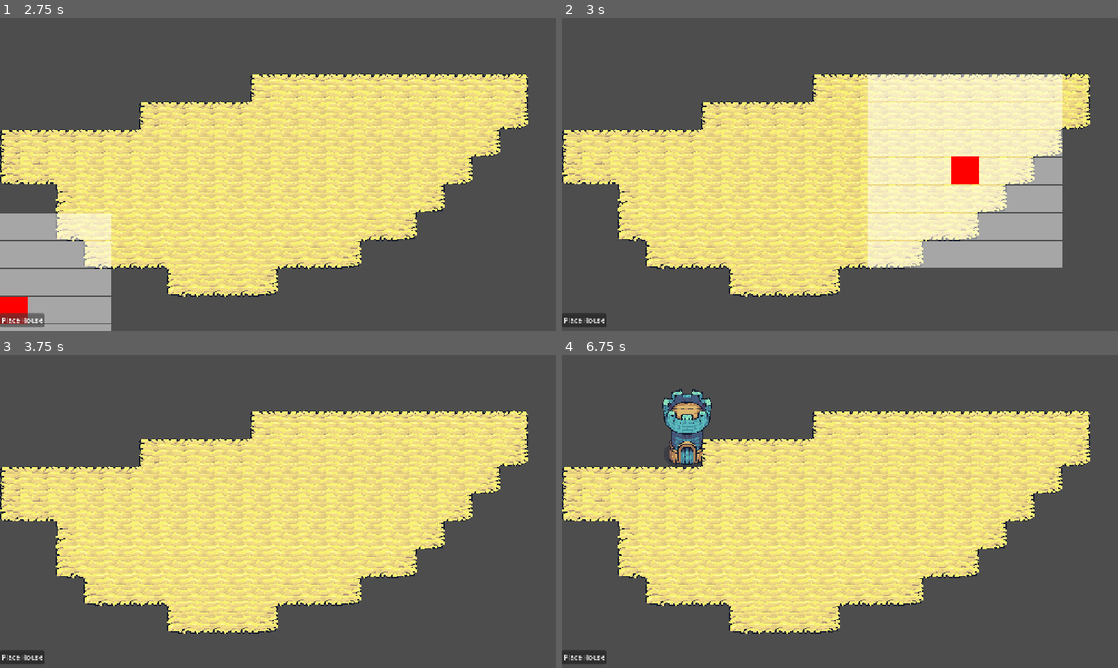
Above: before the commit, frames 1-4 (two rows, left to right).
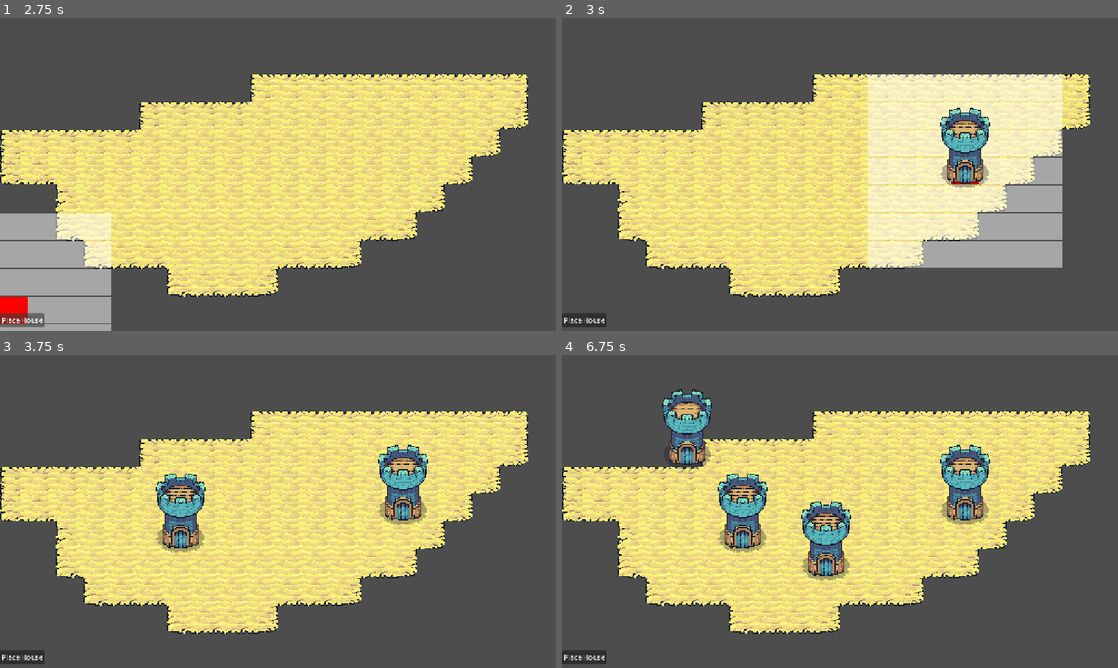
Above: after the commit, the same moments.

Repository: fkemeh18/grid-demo
Game: Godot game, scene res://Scenes/main.tscn
Same seed, same stepped clock (60 frames per second), same inputs: the game is played once before the commit and once after it.
Inputs (mouse positions are in pixels of both pictures, inside the frame that each line leads up to):
- Up to frame 1 (2.75 s): click "Place House" at 0.5 s; click "Place House" at 1.25 s; click "Place House" at 2 s
- Up to frame 2 (3 s): tap Enter at 2.75 s; move the mouse to (962, 158) at 2.77 s; press the mouse at (962, 158) at 2.78 s
- Up to frame 3 (3.75 s): tap Space at 3.5 s; move the mouse to (166, 527) at 3.52 s; release the mouse at (166, 527) at 3.53 s; click (166, 527) at 3.6 s
- Up to frame 4 (6.75 s): tap Enter at 4.25, 5.75 s; move the mouse to (895, 442) at 4.27 s; press the mouse at (895, 442) at 4.28 s; tap Space at 5, 6.5 s; move the mouse to (812, 574) at 5.02 s; release the mouse at (812, 574) at 5.03 s; click (812, 574) at 5.1 s; move the mouse to (1006, 558) at 5.77 s; press the mouse at (1006, 558) at 5.78 s; move the mouse to (673, 464) at 6.52 s; release the mouse at (673, 464) at 6.53 s; click (673, 464) at 6.6 s

Frame 1 is identical in both runs. In frame 2, 1.8% of the frame differs, in the area x 68-77%, y 28-55%; in frame 3, 3.5%; in frame 4, 5.4%, in the area x 19-77%, y 27-72%.

Commit message:
Code Redistribution
Reorganizing of the various functions in this project have been moved to different scripts for ease of reading, organization, and efficiency, without affecting the function of the game. In addition, now the highlight tiles no longer appear under buildings that have been already established.

Diff:
--- a/Scenes/Buildings/building.tscn
+++ b/Scenes/Buildings/building.tscn
@@ -5,7 +5,6 @@
 [node name="Building" type="Node2D" unique_id=757697784]
 
 [node name="Sprite2D" type="Sprite2D" parent="." unique_id=774024146]
-z_index = -1
 texture = ExtResource("1_3x4vu")
 centered = false
 offset = Vector2(-32, -164)
--- /dev/null
+++ b/Scenes/Mgmt/button_manager.tscn
@@ -0,0 +1,6 @@
+[gd_scene format=3 uid="uid://bcuopf3tu5kdd"]
+
+[ext_resource type="Script" uid="uid://c8p5bgkk14ulv" path="res://Scripts/Management/button_manager.gd" id="1_kwrfh"]
+
+[node name="ButtonManager" type="Node" unique_id=838342003]
+script = ExtResource("1_kwrfh")
--- a/Scenes/main.tscn
+++ b/Scenes/main.tscn
@@ -4,9 +4,11 @@
 [ext_resource type="Texture2D" uid="uid://daqsd41ipt77n" path="res://Assets/Tiles/red cube.png" id="2_jjvhh"]
 [ext_resource type="PackedScene" uid="uid://buhxelu7r53sk" path="res://Scenes/Buildings/building.tscn" id="2_kry3j"]
 [ext_resource type="TileSet" uid="uid://cv4rfmwn0q5k7" path="res://Resources/terrain_tileset.tres" id="3_6bp64"]
-[ext_resource type="Script" uid="uid://c363mum1vdtvy" path="res://Scripts/TileMapLayers/tile_map_layer.gd" id="3_kry3j"]
+[ext_resource type="Script" uid="uid://c363mum1vdtvy" path="res://Scripts/TileMapLayers/base_tile_map_layer.gd" id="3_kry3j"]
 [ext_resource type="Script" uid="uid://dvskfcvyxqcil" path="res://Scripts/TileMapLayers/highlight_tile_map_l.gd" id="4_21xkr"]
 [ext_resource type="TileSet" uid="uid://cl0lir1ju5mss" path="res://Resources/highlight_tileset.tres" id="5_kry3j"]
+[ext_resource type="PackedScene" uid="uid://dy2cptdx8fjs0" path="res://Scenes/Mgmt/grid_manager.tscn" id="8_ynf5e"]
+[ext_resource type="PackedScene" uid="uid://bcuopf3tu5kdd" path="res://Scenes/Mgmt/button_manager.tscn" id="9_hptm8"]
 
 [sub_resource type="TileSetAtlasSource" id="TileSetAtlasSource_h2yge"]
 texture = ExtResource("2_jjvhh")
@@ -17,16 +19,25 @@
 tile_size = Vector2i(64, 64)
 sources/1 = SubResource("TileSetAtlasSource_h2yge")
 
-[node name="Main" type="Node" unique_id=753930638 node_paths=PackedStringArray("_main_tml_", "_highlight_tml", "_place_building_button")]
+[node name="Main" type="Node" unique_id=753930638 node_paths=PackedStringArray("_grid_manager", "_button_manager")]
 script = ExtResource("1_8gbba")
-_main_tml_ = NodePath("TMLs/MainTileMapLayer")
-_highlight_tml = NodePath("TMLs/HighlightTileMapL")
 _building_scene = ExtResource("2_kry3j")
-_place_building_button = NodePath("Button")
+_grid_manager = NodePath("Management/GridManager")
+_button_manager = NodePath("Management/ButtonManager")
+
+[node name="Management" type="Node" parent="." unique_id=300734742]
+
+[node name="GridManager" parent="Management" unique_id=795174114 node_paths=PackedStringArray("_main_tml_", "_highlight_tml", "_main_terrain_tml") instance=ExtResource("8_ynf5e")]
+_main_tml_ = NodePath("../../TMLs/MainTileMapLayer")
+_highlight_tml = NodePath("../../TMLs/HighlightTileMapL")
+_main_terrain_tml = NodePath("../../TMLs/BaseTerrainLayer")
+
+[node name="ButtonManager" parent="Management" unique_id=838342003 node_paths=PackedStringArray("_place_building_button") instance=ExtResource("9_hptm8")]
+_place_building_button = NodePath("../../Button")
 
 [node name="TMLs" type="Node" parent="." unique_id=71661811]
 
-[node name="TerrainLayer" type="TileMapLayer" parent="TMLs" unique_id=1353236464]
+[node name="BaseTerrainLayer" type="TileMapLayer" parent="TMLs" unique_id=1353236464]
 tile_map_data = PackedByteArray("AAAHAAQAAAAGAAEAAAAGAAQAAAAGAAEAAAAGAAUAAAAGAAEAAAAHAAUAAAAGAAEAAAAIAAUAAAAGAAEAAAAIAA …(1520 unchanged characters)…
 tile_set = ExtResource("3_6bp64")
 
--- /dev/null
+++ b/Scripts/Management/button_manager.gd
@@ -0,0 +1,9 @@
+class_name ButtonManager
+extends Node
+
+@export var _place_building_button: Button
+
+var _place_building_button_active := false
+
+func _place_building() -> void:
+	_place_building_button_active = false
--- a/Scripts/Management/grid_manager.gd
+++ b/Scripts/Management/grid_manager.gd
@@ -1 +1,31 @@
+class_name GridManager
 extends Node
+
+@export var _main_tml_: MainTML
+@export var _highlight_tml: HighlightTML
+@export var _main_terrain_tml: TileMapLayer
+
+var _temp_grid_pos: Vector2i
+
+func _process(delta):
+	_main_tml_.set_tile(_get_mouse_grid_pos())
+
+func _get_mouse_grid_pos() -> Vector2i:
+	_temp_grid_pos = _get_mouse_grid_pos_without_update()
+	return _temp_grid_pos
+
+func _get_mouse_grid_pos_without_update() -> Vector2i:
+	var mouse_pos = _highlight_tml.get_global_mouse_position()
+	return _main_tml_.process_mouse_pos(mouse_pos)
+
+func _on_placed_building_() -> void:
+	_main_tml_._register_built_tile(_temp_grid_pos)
+	_main_tml_._toggle_visibility(_temp_grid_pos)
+	_highlight_tml._clear()
+
+func _update_highlight_tml(radius: int) -> void:
+	_highlight_tml.update_highlighted_tiles(_temp_grid_pos,
+		radius, self)
+
+func _is_cell_occupied(pos: Vector2i) -> bool:
+	return _main_tml_._occupied_tile_dict.has(pos)
--- a/Scripts/TileMapLayers/tile_map_layer.gd
+++ b/Scripts/TileMapLayers/base_tile_map_layer.gd
@@ -30,8 +30,6 @@
 
 # change visibility
 func _toggle_visibility(tile: Vector2i) -> void:
-
-
 	match _visible_tile:
 		true:
 			_visible_tile = false
--- a/Scripts/TileMapLayers/highlight_tile_map_l.gd
+++ b/Scripts/TileMapLayers/highlight_tile_map_l.gd
@@ -1,12 +1,13 @@
 class_name HighlightTML
 extends TileMapLayer
 
-
-func _update_highlighted_tiles(grid_tile_pos: Vector2i) -> void:
+func update_highlighted_tiles(grid_tile_pos: Vector2i, radius: int,
+		occupied_tiles: GridManager) -> void:
 	_clear()
 
-	for i in range(grid_tile_pos.x - 3, grid_tile_pos.x + 4):
-		for j in range(grid_tile_pos.y - 3, grid_tile_pos.y + 4):
+	for i in range(grid_tile_pos.x - radius, grid_tile_pos.x + (radius + 1)):
+		for j in range(grid_tile_pos.y - radius, grid_tile_pos.y + (radius + 1)):
+			if occupied_tiles._is_cell_occupied(Vector2i(i, j)): continue
 			set_cell(Vector2i(i, j), 0, Vector2i())
 
 func _clear() -> void:
--- a/Scripts/TileMapLayers/main.gd
+++ b/Scripts/TileMapLayers/main.gd
@@ -1,57 +1,43 @@
 class_name Game
 extends Node
 
-@export var _main_tml_: MainTML
-@export var _highlight_tml: HighlightTML
 @export var _building_scene : PackedScene
-@export var _place_building_button: Button
-
-var _temp_grid_pos: Vector2i
-var _place_tile_button_active := false
+@export var _grid_manager: GridManager
+@export var _button_manager: ButtonManager
 
 #deals with setting up pressed signal
 func _ready():
-	_place_building_button.pressed.connect(_button_pressed)
+	_button_manager._place_building_button.pressed.connect(_button_pressed)
 
 #checks and enacts the pressed signal
 func _unhandled_input(event):
-	if (event.is_action_pressed("left_click") && _place_tile_button_active && (
-		!_main_tml_._occupied_tile_dict.has(_temp_grid_pos))):
+	if (event.is_action_pressed("left_click")
+		&& _button_manager._place_building_button_active
+		&& (!_grid_manager._is_cell_occupied(_grid_manager._temp_grid_pos))):
 		_place_building()
 
 # passes updated mouse_pos to tile map class for tile
 func _process(delta):
-	_main_tml_.set_tile(_get_mouse_grid_pos())
-
-	if (_place_tile_button_active && (_temp_grid_pos != null ||
-			_temp_grid_pos != _get_mouse_grid_pos_without_update())):
-		_highlight_tml._update_highlighted_tiles(_temp_grid_pos)
-
-# checks mouse pos and sends it to the tile grid class
-func _get_mouse_grid_pos() -> Vector2i:
-	_temp_grid_pos = _get_mouse_grid_pos_without_update()
-	return _temp_grid_pos
-
-func _get_mouse_grid_pos_without_update() -> Vector2i:
-	var mouse_pos = _highlight_tml.get_global_mouse_position()
-	return _main_tml_.process_mouse_pos(mouse_pos)
+	if (_button_manager._place_building_button_active
+			&& (_grid_manager._temp_grid_pos != null ||
+			_grid_manager._temp_grid_pos !=
+			_grid_manager._get_mouse_grid_pos_without_update())):
+		_grid_manager._update_highlight_tml(3)
 
 #deals with the placement of sprite "building"
 func _place_building() -> void:
-	if _temp_grid_pos == null:
+	if _grid_manager._temp_grid_pos == null:
 		return
 
 	var building = _building_scene.instantiate() as Node2D
 	add_child(building)
-	building.global_position = _temp_grid_pos * 64
-
-	_main_tml_._register_built_tile(_temp_grid_pos)
-	_main_tml_._toggle_visibility(_temp_grid_pos)
-	_highlight_tml._clear()
-	_place_tile_button_active = false
+	building.global_position = _grid_manager._temp_grid_pos * 64
+	_grid_manager._on_placed_building_()
+	_button_manager._place_building_button_active = false
 
 #resolves pressed signal functionality
 func _button_pressed():
-	if !_place_tile_button_active:
-		_place_tile_button_active = true
-		_main_tml_._toggle_visibility(_temp_grid_pos)
+	if !_button_manager._place_building_button_active:
+		_button_manager._place_building_button_active = true
+		_grid_manager._main_tml_._toggle_visibility(
+			_grid_manager._temp_grid_pos)
Not shown, added: Scripts/Management/button_manager.gd.uid
Renamed: Scripts/TileMapLayers/tile_map_layer.gd.uid -> Scripts/TileMapLayers/base_tile_map_layer.gd.uid
